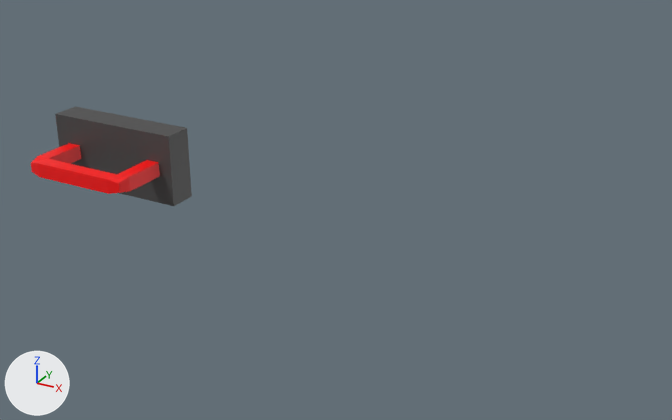
The Blender file Assets/Blender/TheOuterItem.blend: old version first, new version second.
The view is the same before and after, from a 50 mm lens placed at (4.26, -4.66, 2.27), pointed at (1.74, -0.07, -0.02). Every picture has the same lights, and +X, +Y and +Z are marked at lower left.

The first picture shows 'Base', 'Handle'.
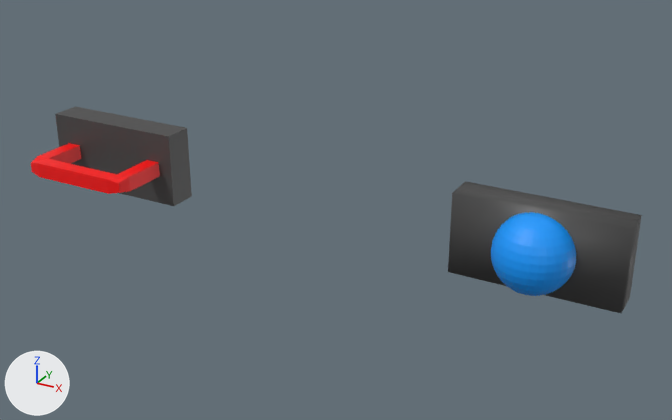
Boxes (x1, y1, x2, y2) around the edits, measured in the pictures (672 x 420 px):
'LightBase', added: after (448, 181, 642, 313)
'LightSphere', added (blue): after (491, 212, 576, 296)

What changed in the scene script:
```text
Add mat_lightmaterial:
    mat_lightmaterial = principled_material('LightMaterial')
    mat_lightmaterial.base_color = (0.0, 0.316, 1.0)  # blue #0098ff
Add mat_basemateraial_001:
    mat_basemateraial_001 = principled_material('BaseMateraial.001')
    mat_basemateraial_001.base_color = (0.0678, 0.0678, 0.0678)  # dark grey #4a4a4a
Add me_sphere:
    me_sphere.from_pydata(...)  # a UV sphere (32 segments, 16 rings, poles along z) spanning x -0.233..0.233, y -0.233..0.233, z -0.233..0.233
    me_sphere.materials.append(mat_lightmaterial)  # blue #0098ff
Add me_cube_003:
    me_cube_003.from_pydata(...)  # a box spanning x -0.5..0.5, y -0.1..0.1, z -0.25..0.25
    me_cube_003.polygons.foreach_set('use_smooth', [True] * 6)
    me_cube_003.materials.append(mat_basemateraial_001)  # dark grey #4a4a4a
Add ob_lightsphere:
    ob_lightsphere = bpy.data.objects.new('LightSphere', me_sphere)
    ob_lightsphere.location = (3.0, -0.12, 0.0)
Add ob_lightbase:
    ob_lightbase = bpy.data.objects.new('LightBase', me_cube_003)
    ob_lightbase.location = (3.0, 0.0, 0.0)
```
